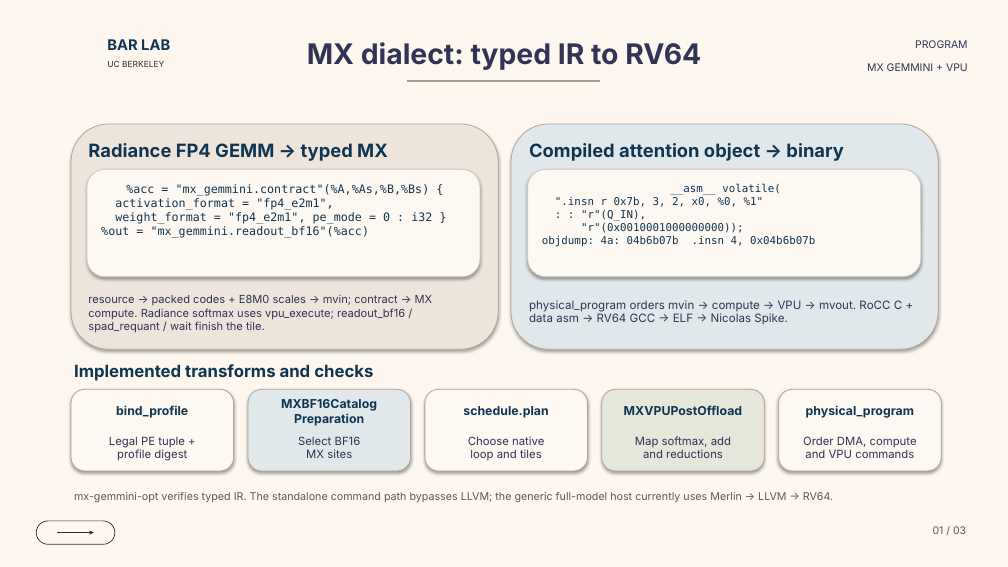
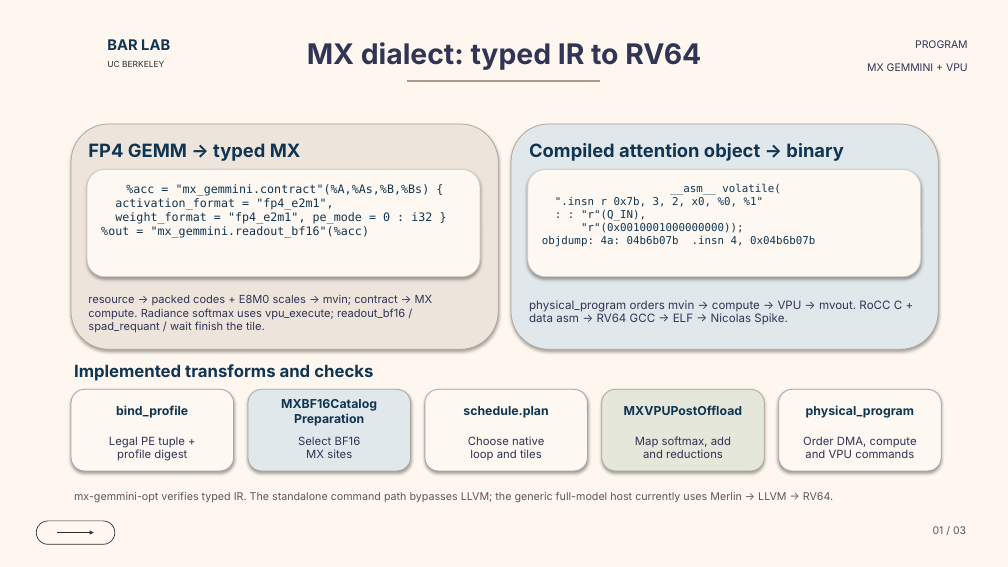
Before and after one commit to ucb-bar/mx-gemmini-mlir, a slide deck: slide 1 of docs/presentations/mx_gemmini_dialect_overview.pptx. Drawn at 1008x567 pixels with LibreOffice and Linux fonts; fonts in the diff are those of the drawing; background and template pictures are left out. Boxes give left, top, right and bottom in pixels: in the first picture for what was removed or moved away, otherwise in the second. Text is boxed around its words. In the diff, an @@ line names an element or a change of style, - is before the commit and + after.

```diff
--- a/docs/presentations/mx_gemmini_dialect_overview.pptx
+++ b/docs/presentations/mx_gemmini_dialect_overview.pptx
@@ text at [88,143,301,161]: text changed @@
-Radiance FP4 GEMM → typed MX
+FP4 GEMM → typed MX
```
Also in this commit, not shown: 2 other slides changed, 10 other files.
